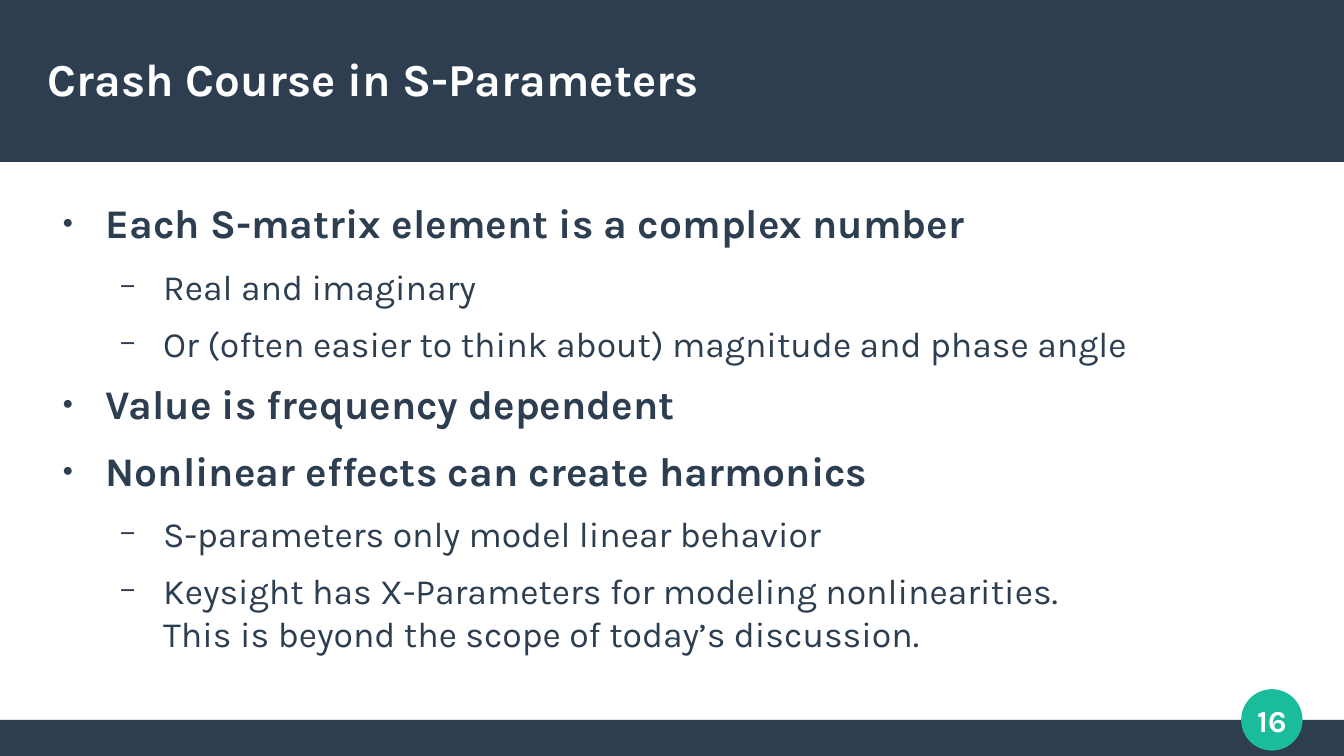
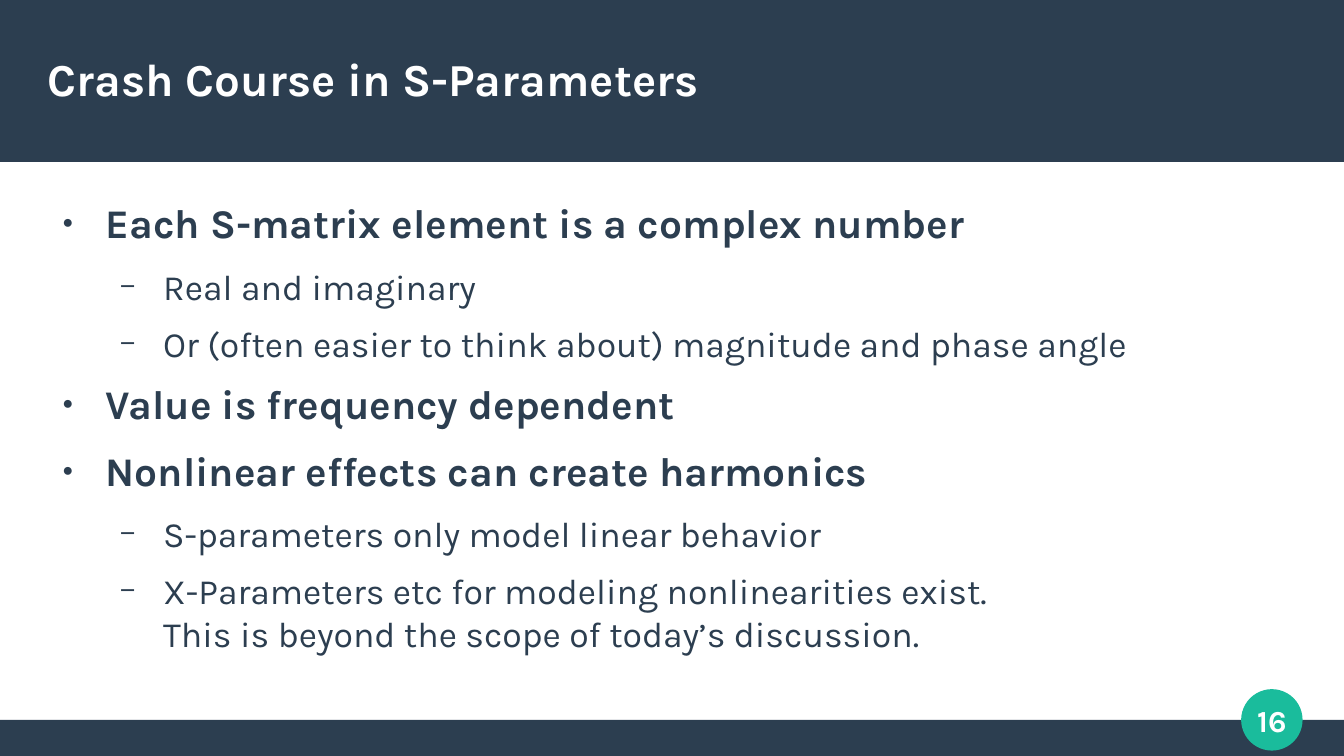
Before and after one commit to azonenberg/electronics-training, a slide deck: slide 16 of oscilloscope-probing/sec01-opener.odp. Drawn at 1344x756 pixels with LibreOffice and Linux fonts; fonts in the diff are those of the drawing. Boxes give left, top, right and bottom in pixels: in the first picture for what was removed or moved away, otherwise in the second. Text is boxed around its words. In the diff, an @@ line names an element or a change of style, - is before the commit and + after.

```diff
--- a/oscilloscope-probing/sec01-opener.odp
+++ b/oscilloscope-probing/sec01-opener.odp
@@ text at (x1=163, y1=579, x2=986, y2=656): text changed @@
-  − Keysight has X-Parameters for modeling nonlinearities.
-    This is beyond the scope of today’s discussion.
+  − X-Parameters etc for modeling nonlinearities exist.
+    This is beyond the scope of today’s discussion.
```
Also in this commit, not shown: 4 other slides changed.
